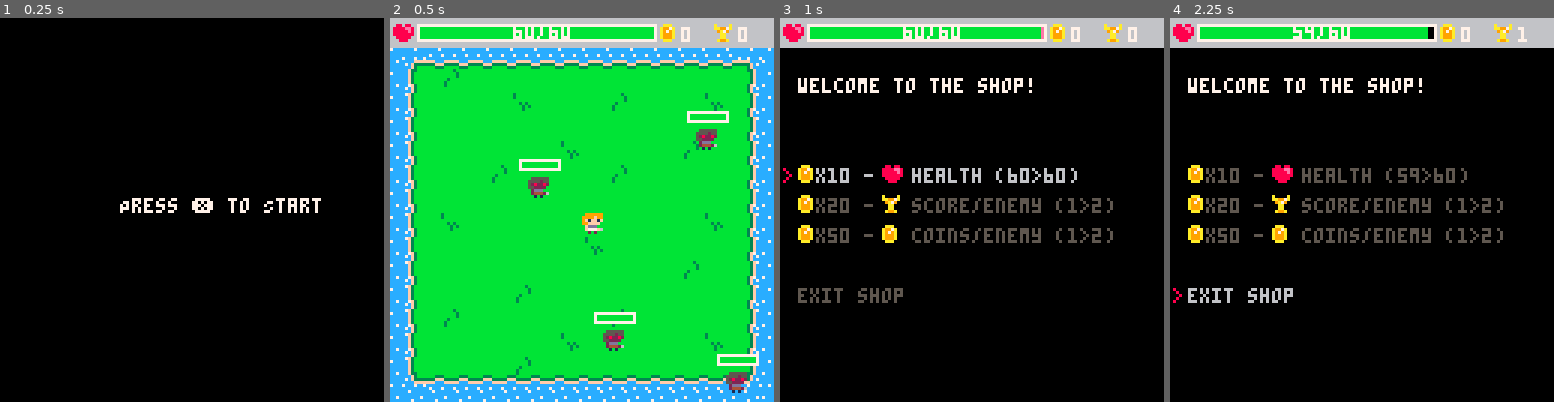
Above: before the commit, frames 1-4 (left to right).
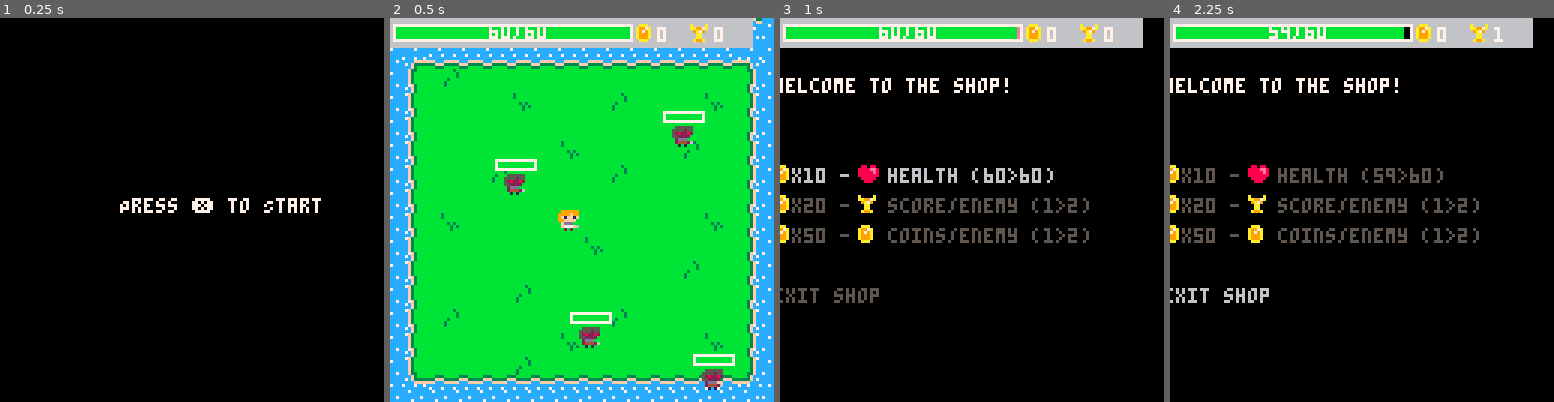
Above: after the commit, the same moments.

Repository: PancakedRivet/last-minute-hero
Game: PICO-8 cartridge last-minute-hero.p8
The game is run twice, just before and just after one commit, with the same random seed, the same clock (stepped at 60 frames per second) and the same inputs.
Inputs:
- Up to frame 1 (0.25 s): no input
- Up to frame 2 (0.5 s): tap X (X key) at 0.33 s
- Up to frame 3 (1 s): tap O (Z key) at 0.7 s
- Up to frame 4 (2.25 s): tap X (X key) at 1.07, 1.85 s; hold Right 1.6-2.1 s; tap O (Z key) at 1.7, 2.1 s; hold Up from 2.15 s (still down)

Frame 1 is identical in both runs. In frame 2, 5.4% of the frame differs, in the area x 0-100%, y 0-98%; in frame 3, 8.2%; in frame 4, 8.2%, in the area x 0-100%, y 0-75%.

Commit message:
Collisions working better

Diff:
--- a/last-minute-hero.p8
+++ b/last-minute-hero.p8
@@ -29,7 +29,6 @@
 0000000000000000000000000a99a000000000000000000000000000bbb66dddddd66bbb00000000000000000000000000000000000000000000000000000000
 00000000000000000000000000000000000000000000000000000000bbbb6d6d6dd6bbbb00000000000000000000000000000000000000000000000000000000
 00000000000000000000000000000000000000000000000000000000bbbb6dddddd6bbbb00000000000000000000000000000000000000000000000000000000
-00000000000000000000000000000000000000000000000000000000000000000000000000000000000000000000000000000000000000000000000000000000
 05555550055555500555555005555550000000000000000000000000000000000000000000000000000000000000000000000000000000000000000000000000
 55552550555525505555255055552550000000000000000000000000000000000000000000000000000000000000000000000000000000000000000000000000
 52822820528228205282282052822820000000000000000000000000000000000000000000000000000000000000000000000000000000000000000000000000
@@ -45,6 +44,7 @@
 0fddd0000fddd0600fddd0000fddd000000000000000000000000000000000000000000000000000000000000000000000000000000000000000000000000000
 0f777f6000f77f000f777f60f0777f00000000000000000000000000000000000000000000000000000000000000000000000000000000000000000000000000
 00202000002002000020200002002060000000000000000000000000000000000000000000000000000000000000000000000000000000000000000000000000
+00000000000000000000000000000000000000000000000000000000000000000000000000000000000000000000000000000000000000000000000000000000
 00000000000000000000000000000000000000000000000000000000000000000000000000000000000000000000000000000000000000000000000000000000
 00000000000000000000000000000000000000000000000000000000000000000000000000000000000000000000000000000000000000000000000000000000
 00000000000000000000000000000000000000000000000000000000000000000000000000000000000000000000000000000000000000000000000000000000
--- a/scripts/map.lua
+++ b/scripts/map.lua
@@ -33,7 +33,8 @@
     end
 end
 
---"1,2,3|4,5,6" -> {{1,2,3},{4,5,6}}
+--spt converts a data string into a 2d array
+--e.g. "1,2,3|4,5,6" -> {{1,2,3},{4,5,6}}
 function spt(datastring)
     local v=split(datastring,"|")
     for i=1,#v do
@@ -42,16 +43,22 @@
     return v
 end
 
---map collisions
---checks map() for collisions
+--map_collide checks map() for collisions
+--between obj and tiles with a set flag
 function map_collide(obj,flag)
+    local sprite_size = 8 -- 8px x 8px sprites
+    -- width and height of the object assume top left corner is 0,0
     local x,y,w,h = obj.x,obj.y,obj.w,obj.h
-    local x0,y0 = (x+1)\8,(y+1)\8
-    local x1,y1 = (x+w-2)\8,(y+h-2)\8
+    -- Get the pixel coordinates of the top left corner of the object
+    local x0,y0 = (x+1)\sprite_size,(y+1)\sprite_size
+    -- get the pixel coordinates of the bottom right corner of the object
+    local x1,y1 = (x+w-1)\sprite_size,(y+h-1)\sprite_size
+    -- get the map tile values at the four corners of the object
     local m1=mget(x0,y0)
     local m2=mget(x1,y0)
     local m3=mget(x0,y1)
     local m4=mget(x1,y1)
+    -- check if any of the tiles have the collision flag set
     if fget(m1,flag)
         or fget(m2,flag)
         or fget(m3,flag)
--- a/scripts/player.lua
+++ b/scripts/player.lua
@@ -6,8 +6,8 @@
         sp = 48,
         x = 64,
         y = 64,
-        w=8,
-        h=4,
+        w = 7,
+        h = 7,
         sp_flipx = false,
         sp_flipy = false,
         animation_idx = 1,
@@ -58,8 +58,9 @@
 
     -- Check collisions
     if current_pos_x != _player.x or current_pos_y != _player.y then
-        if(map_collide(_player,0)) _player.x=current_pos_x
-        if(map_collide(_player,0)) _player.y=current_pos_y
+        local collision_flag = 0 --flag set on map tiles for collision
+        if(map_collide(_player, collision_flag)) _player.x=current_pos_x
+        if(map_collide(_player, collision_flag)) _player.y=current_pos_y
         _update_animation_walk = true
     end
 
--- a/scripts/states/playing.lua
+++ b/scripts/states/playing.lua
@@ -21,7 +21,6 @@
 
 function draw_playing()
     cls()
-    camera(8,0)
     map()
 
     -- full sprite row
@@ -29,10 +28,8 @@
     --draw reduced row sprites
     draw_rr(80,mapx,mapy) --water
 
-    -- Reset camera
-    camera(0,0)
-
     draw_player(player)
+    camera(8,0)
     draw_ui(player)
     draw_enemies(enemies)
     draw_coins()
